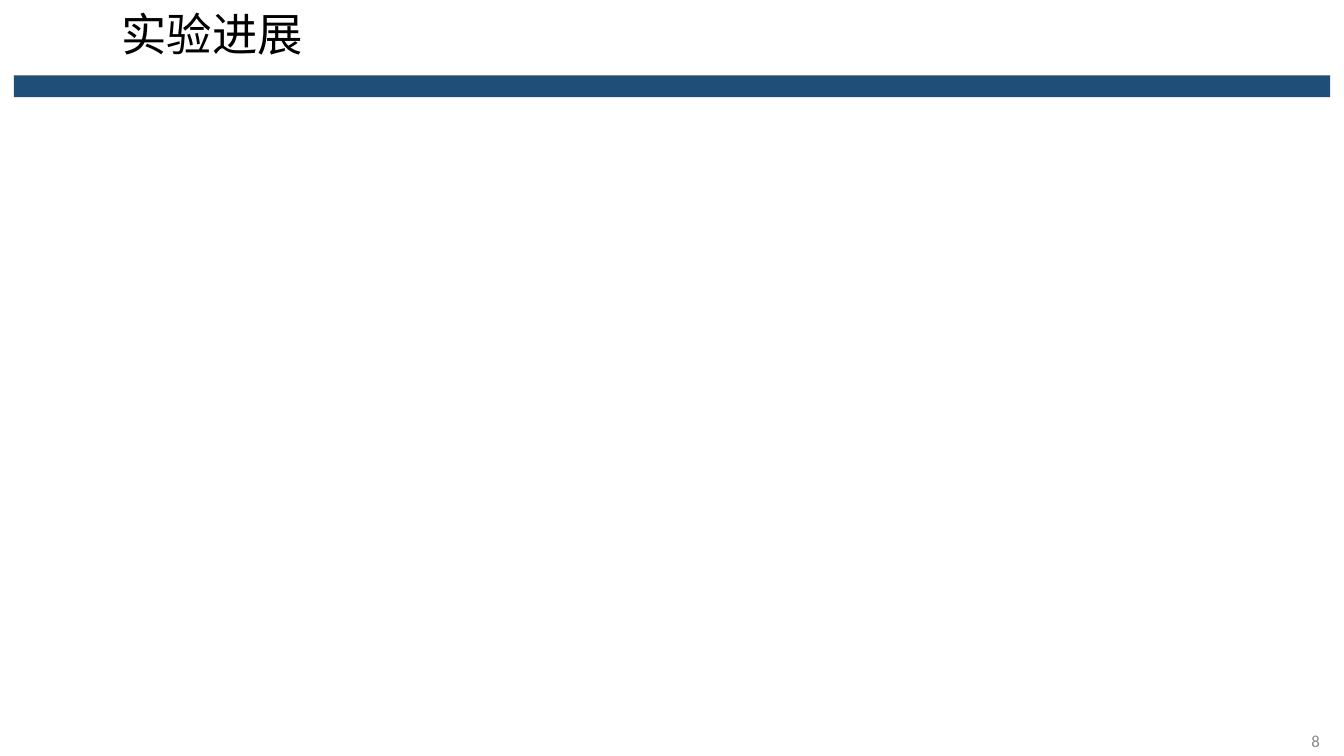
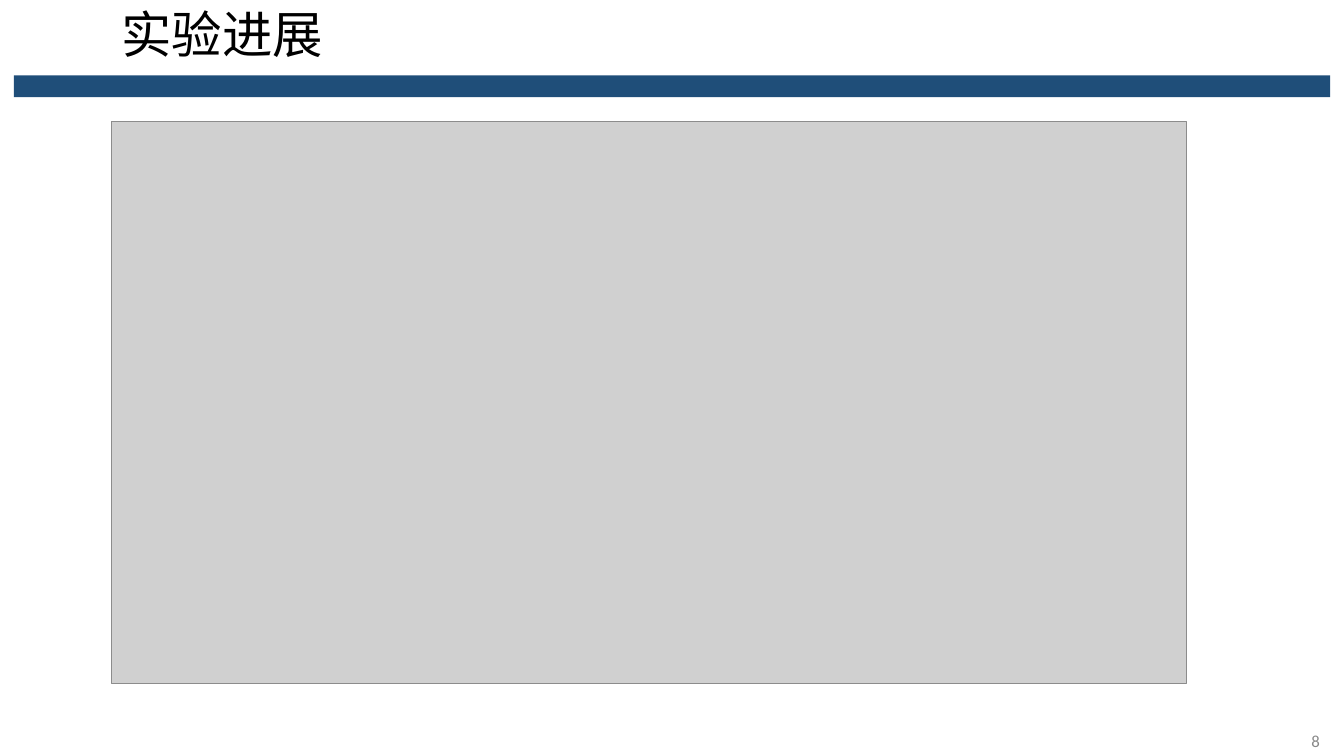
Before and after one commit to qcjjsyx/Graduation-Project, a slide deck: slide 9 of graduation-project/中期/中期答辩_黄渊.pptx. Drawn at 1344x756 pixels with LibreOffice and Linux fonts; fonts in the diff are those of the drawing; grey boxes stand for pictures; background and template pictures are left out. Boxes give left, top, right and bottom in pixels: in the first picture for what was removed or moved away, otherwise in the second. Text is boxed around its words. In the diff, an @@ line names an element or a change of style, - is before the commit and + after.

```diff
--- a/graduation-project/中期/中期答辩_黄渊.pptx
+++ b/graduation-project/中期/中期答辩_黄渊.pptx
@@ title "实验进展" at box(121, 10, 323, 57): size 32.4 to 36 pt @@
@@ picture added at box(111, 122, 1187, 684) @@
```
Also in this commit, not shown: 3 other slides changed, 8 slides added, 52 other files.
